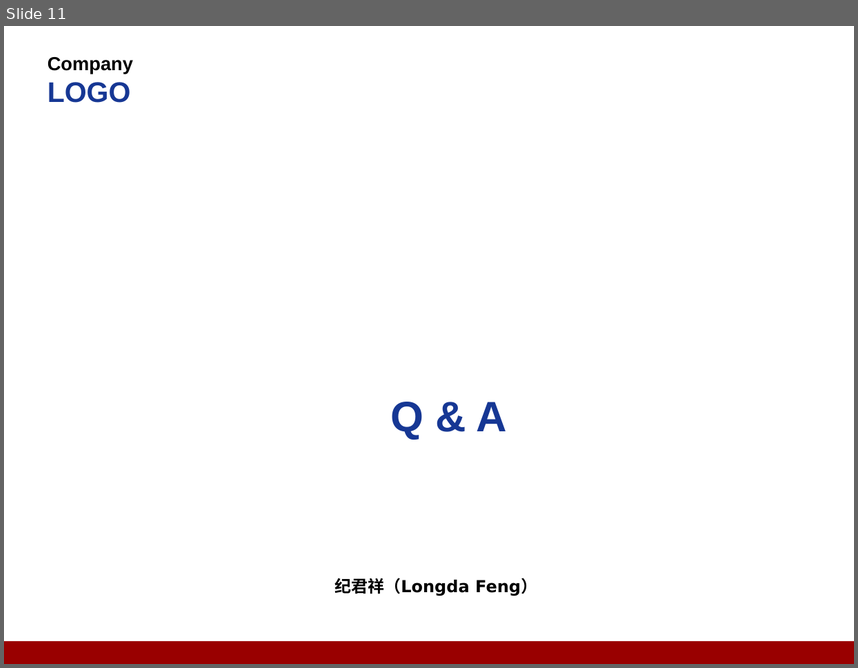
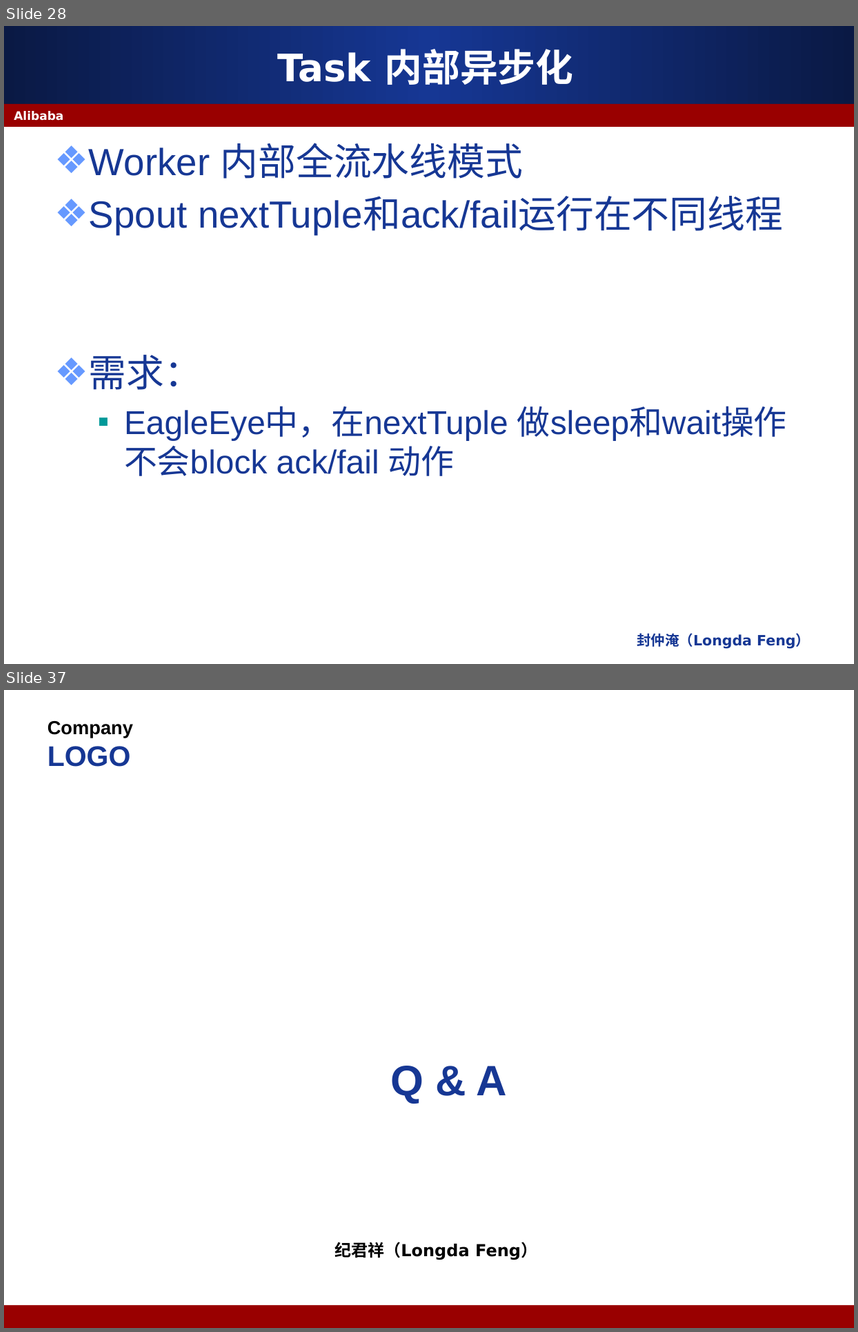
Before and after one commit to apache/storm, a slide deck: docs/JStorm 介绍.pptx. Shown one above the other, each under a label of ours: slide 11 before the commit, slides 28 and 37 after it; the slides between them are not shown. The pictures are 858x668 and 858x1332 pixels, drawn with LibreOffice and Linux fonts; fonts in the diff are those of the drawing; background and template pictures are left out. Boxes give left, top, right and bottom in pixels: in the first picture for what was removed or moved away, otherwise in the second. Text is boxed around its words. In the diff, an @@ line names an element or a change of style, - is before the commit and + after.

```diff
--- a/docs/JStorm 介绍.pptx
+++ b/docs/JStorm 介绍.pptx
@@ slide 28 added at (4, 26, 854, 664), background #FFFFFF @@
@@ rectangle added at (4, 26, 854, 103), fill gradient #10276A to #163794 @@
@@ title added at (277, 49, 574, 85), 32 pt, text #FFFFFF, bold @@
+Task 内部异步化
@@ rectangle added at (4, 104, 854, 127), fill #990000 @@
@@ text added at (14, 111, 63, 121), 10 pt, text #FFFFFF, bold @@
+Alibaba
@@ text added at (89, 143, 787, 476), 28 pt, text #163794 @@
+❖ Worker 内部全流水线模式
+❖ Spout nextTuple和ack/fail运行在不同线程
+❖ 需求：
+  ▪ EagleEye中，在nextTuple 做sleep和wait操作不会block ack/fail 动作
@@ text added at (637, 633, 810, 648), 12 pt, text #163794, bold @@
+封仲淹（Longda Feng）
@@ what was slide 11 is now slide 37 @@
```
Also in this commit, not shown: 6 slides changed, 28 other slides added, 3 slides removed, 7 other files.
